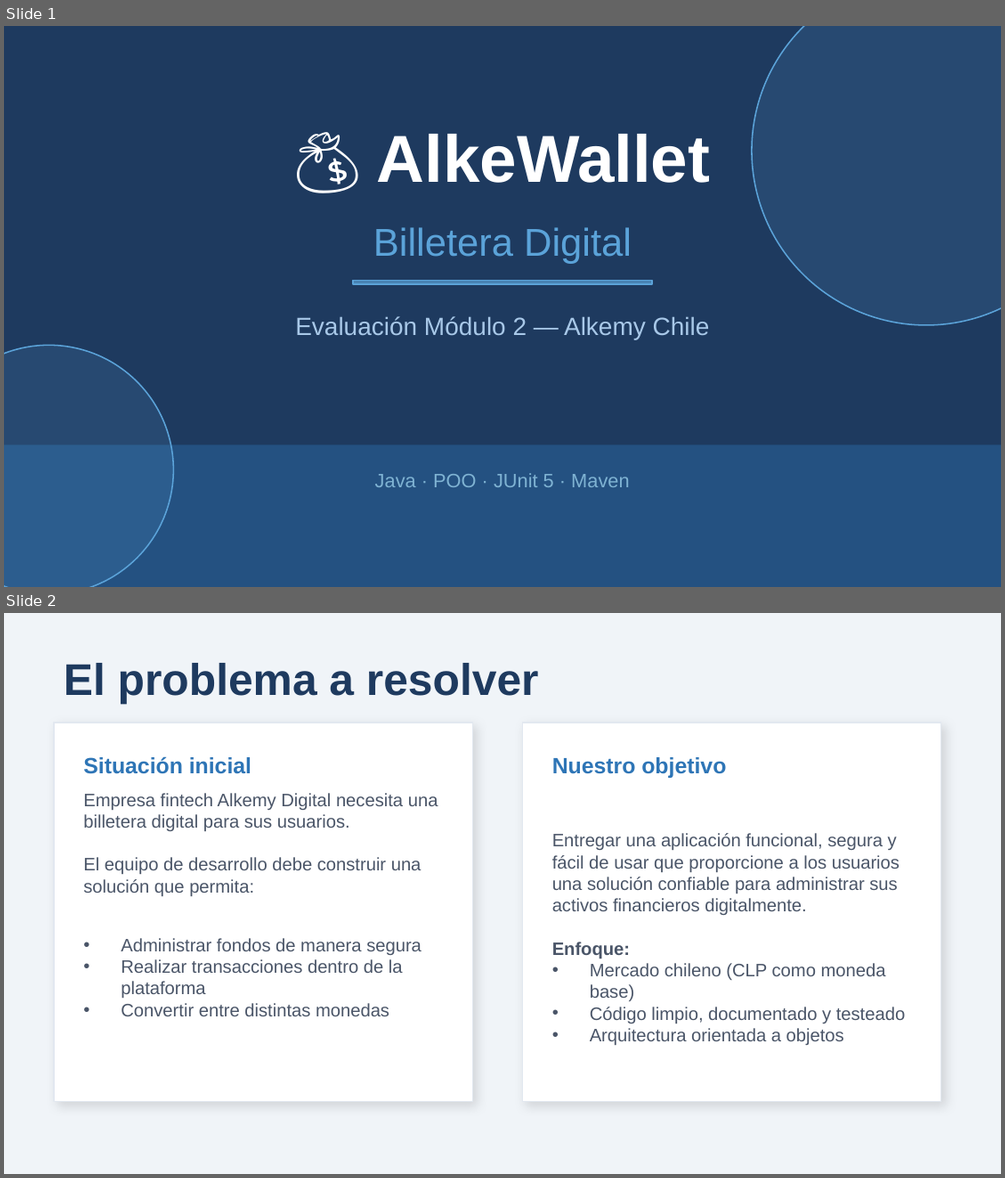
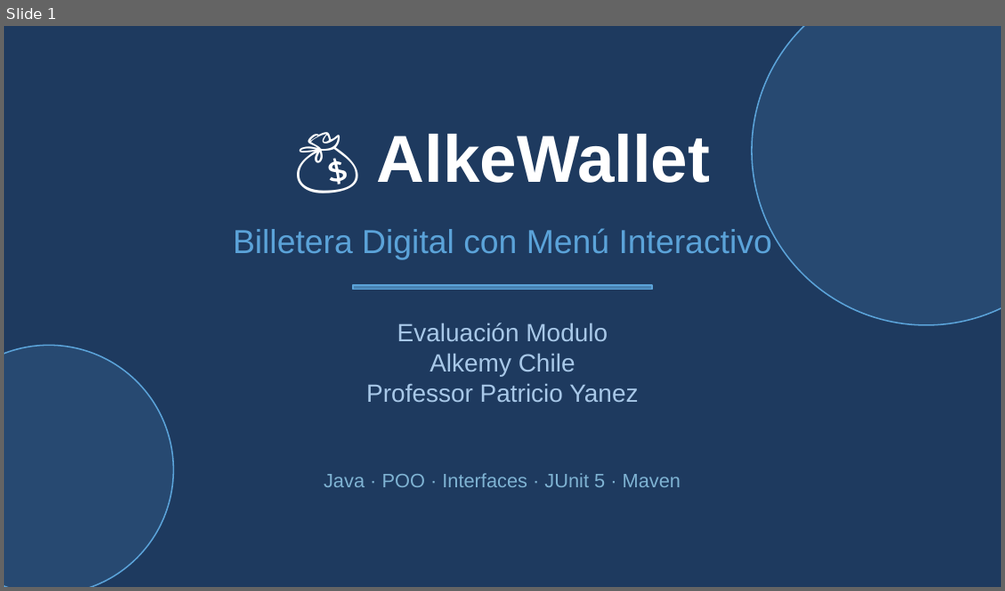
Before and after one commit to tiomakina/AlkeWallet, a slide deck: documentos/presentacion_alkewallet.pptx. Shown one above the other, each under a label of ours: slides 1 and 2 before the commit, slide 1 after it. The pictures are 1005x1178 and 1005x591 pixels, drawn with LibreOffice and Linux fonts; fonts in the diff are those of the drawing. Boxes give left, top, right and bottom in pixels: in the first picture for what was removed or moved away, otherwise in the second. Text is boxed around its words. In the diff, an @@ line names an element or a change of style, - is before the commit and + after.

Commit message:
agrega menu interactivo y actualiza documentacion

```diff
--- a/documentos/presentacion_alkewallet.pptx
+++ b/documentos/presentacion_alkewallet.pptx
@@ slide 2 removed at (4, 613, 1001, 1174), background #F0F4F8 @@
@@ text removed at (64, 663, 539, 705) @@
-El problema a resolver
@@ rectangle removed at (54, 722, 472, 1102) @@
@@ rectangle removed at (522, 722, 941, 1102) @@
@@ text removed at (83, 756, 251, 774) @@
-Situación inicial
@@ text removed at (552, 757, 726, 778) @@
-Nuestro objetivo
@@ text removed at (83, 793, 438, 896) @@
-Empresa fintech Alkemy Digital necesita una billetera digital para sus usuarios.
-El equipo de desarrollo debe construir una solución que permita:
@@ text removed at (552, 833, 905, 1045) @@
-Entregar una aplicación funcional, segura y fácil de usar que proporcione a los usuarios una solución confiable para administrar sus activos financieros digitalmente.
-Enfoque:
-• Mercado chileno (CLP como moneda base)
-• Código limpio, documentado y testeado
-• Arquitectura orientada a objetos
@@ text removed at (121, 938, 421, 1016) @@
-• Administrar fondos de manera segura
-• Realizar transacciones dentro de la plataforma
-• Convertir entre distintas monedas
@@ slide 1 changed as well @@
@@ text at (233, 227, 772, 260): text changed; size 28 to 24 pt @@
-Billetera Digital
+Billetera Digital con Menú Interactivo
@@ rectangle: place and size @@
-rectangle at (353, 281, 652, 284)
+rectangle at (353, 285, 652, 289)
@@ text at (366, 322, 638, 402): text changed @@
-Evaluación Módulo 2 — Alkemy Chile
+Evaluación Modulo
+Alkemy Chile
+Professor Patricio Yanez
@@ rectangle removed at (4, 444, 1001, 587) @@
@@ text at (324, 473, 680, 487): text changed @@
-Java · POO · JUnit 5 · Maven
+Java · POO · Interfaces · JUnit 5 · Maven
```
Also in this commit, not shown: 4 other slides changed, 3 slides added, 3 other slides removed, 4 other files.
